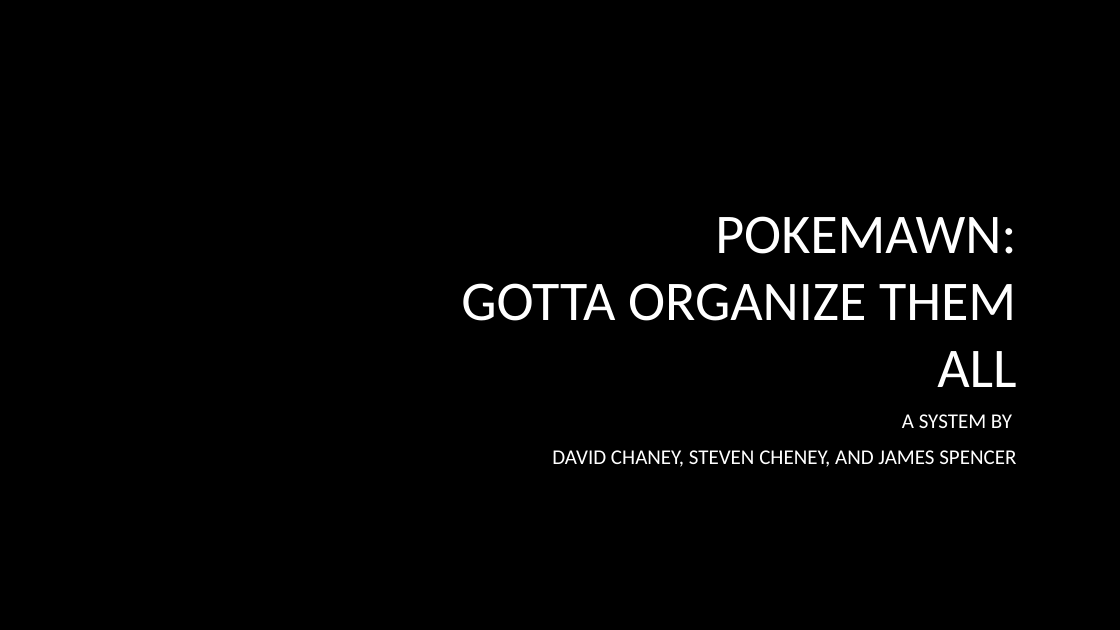
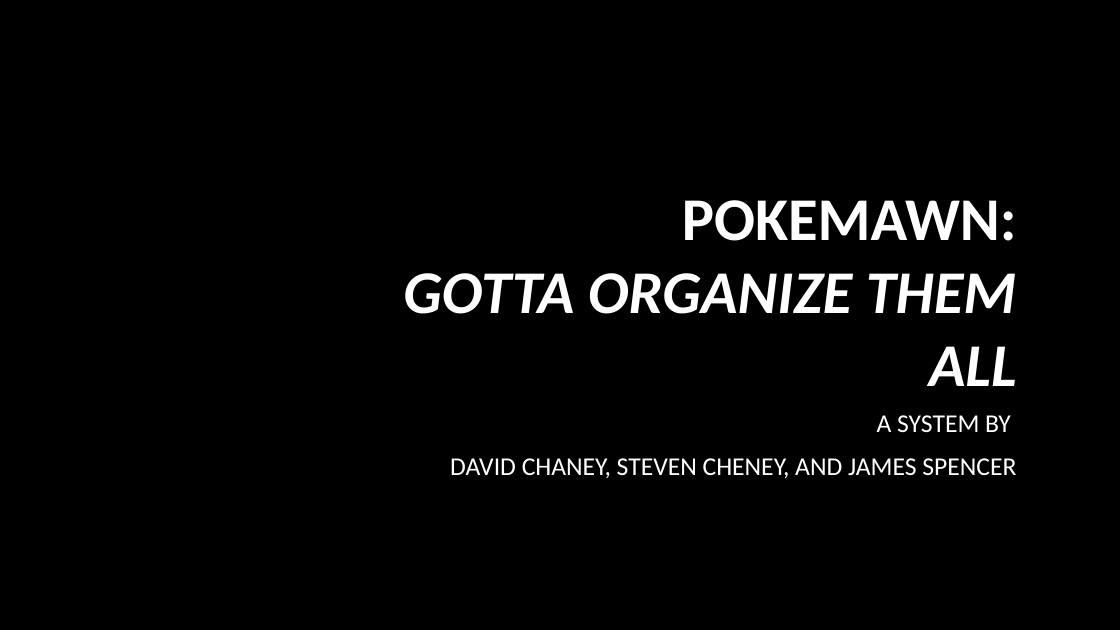
Before and after one commit to Folrig/GAM-53_SystemsFinal, a slide deck: slide 1 of PokemawnFinalPresentation.pptx. Drawn at 1120x630 pixels with LibreOffice and Linux fonts; fonts in the diff are those of the drawing; background and template pictures are left out. Boxes give left, top, right and bottom in pixels: in the first picture for what was removed or moved away, otherwise in the second. Text is boxed around its words. In the diff, an @@ line names an element or a change of style, - is before the commit and + after.

```diff
--- a/PokemawnFinalPresentation.pptx
+++ b/PokemawnFinalPresentation.pptx
@@ title "POKEMAWN: GOTTA ORGANIZE THEM ALL": place and size @@
-title "POKEMAWN: GOTTA ORGANIZE THEM ALL" at (461, 216, 1016, 387)
+title "POKEMAWN: GOTTA ORGANIZE THEM ALL" at (403, 200, 1017, 386)
@@ title "POKEMAWN: GOTTA ORGANIZE THEM ALL" at (403, 200, 1017, 386): size 48 to 52 pt, bold on; italic on in "GOTTA ORGANIZE THEM ALL" @@
@@ subtitle "A SYSTEM BY" at (450, 415, 1016, 478): size 18 to 22 pt @@
```
Also in this commit, not shown: 1 other slide changed, 1 slide added, 2 other files.
